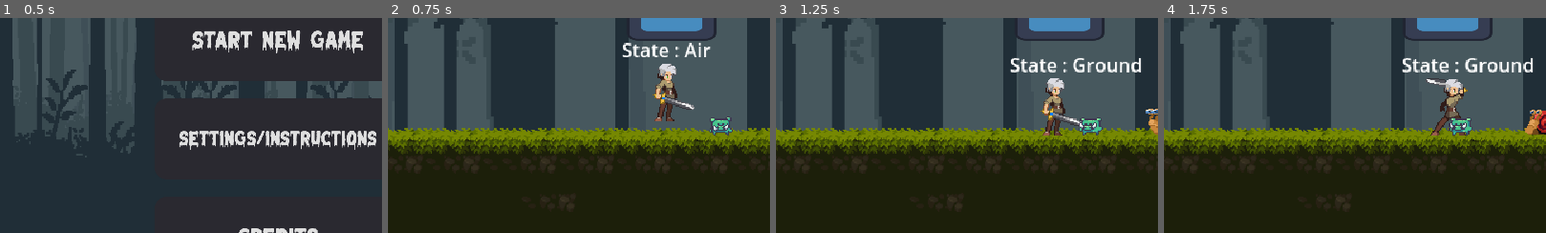
Above: before the commit, frames 1-4 (left to right).
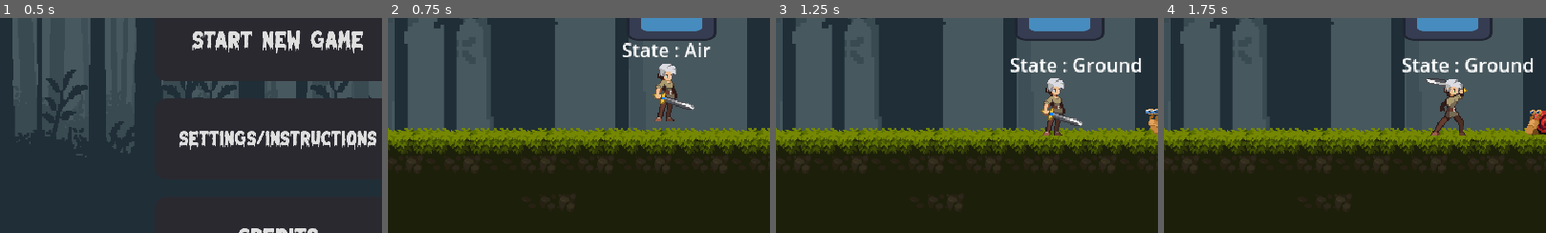
Above: after the commit, the same moments.

Repository: Pikalyx/The-Lost_Woods
Game: Godot game, scene res://main_menu.tscn
The game is run twice, just before and just after one commit, with the same random seed, the same clock (stepped at 60 frames per second) and the same inputs. The engine's default icon, where the game draws it, is replaced by a stand-in: a white triangle on a blue panel in a dark square.
Inputs:
- Up to frame 1 (0.5 s): no input
- Up to frame 2 (0.75 s): click "Start New Game" at 0.5 s
- Up to frame 3 (1.25 s): no input
- Up to frame 4 (1.75 s): hold D (right) from 1.28 s (still down); hold F (attack) from 1.28 s (still down); tap Space (jump) at 1.52 s
The pictures show only the part of the screen within x 14-64%, y 35-85%; the shares and areas given below are measured in that part.

Frame 1 is identical in both runs. In frame 2, 0.4% of the frame differs, in the area x 84-91%, y 45-55%; in frame 3, 0.4%; in frame 4, 0.4%, in the area x 74-81%, y 46-55%.
Error after the commit: Invalid access to property or key 'next_state' on a base object of type 'Nil'. (res://Character/CharacterStateMachine.gd:26)

Commit message:
Added file to activate animations

Diff:
--- /dev/null
+++ b/Character/Pig_Run.gd
@@ -0,0 +1,11 @@
+extends Node
+
+
+# Called when the node enters the scene tree for the first time.
+func _ready():
+	pass # Replace with function body.
+
+
+# Called every frame. 'delta' is the elapsed time since the previous frame.
+func _process(delta):
+	pass
--- a/Character/pig.tscn
+++ b/Character/pig.tscn
@@ -1,8 +1,10 @@
-[gd_scene load_steps=14 format=3 uid="uid://c6h483oubrxks"]
+[gd_scene load_steps=17 format=3 uid="uid://c6h483oubrxks"]
 
 [ext_resource type="Script" path="res://Character/pig.gd" id="1_ds7ua"]
 [ext_resource type="Texture2D" uid="uid://bllurb2wra4uq" path="res://Art/03-Pig/Attack (34x28).png" id="2_ci43l"]
 [ext_resource type="Texture2D" uid="uid://ddd25sj5s8i6f" path="res://Art/03-Pig/Run (34x28).png" id="3_fj2nm"]
+[ext_resource type="Script" path="res://Character/CharacterStateMachine.gd" id="4_xqrb0"]
+[ext_resource type="Script" path="res://Character/Pig_Run.gd" id="5_ovyru"]
 
 [sub_resource type="RectangleShape2D" id="RectangleShape2D_n7aci"]
 size = Vector2(21, 16)
@@ -65,6 +67,7 @@
 [sub_resource type="Animation" id="Animation_no2rg"]
 resource_name = "run"
 length = 0.6
+loop_mode = 1
 tracks/0/type = "value"
 tracks/0/imported = false
 tracks/0/enabled = true
@@ -123,12 +126,15 @@
 switch_mode = 1
 advance_mode = 2
 
+[sub_resource type="AnimationNodeStateMachineTransition" id="AnimationNodeStateMachineTransition_f17j3"]
+advance_mode = 2
+
 [sub_resource type="AnimationNodeStateMachine" id="AnimationNodeStateMachine_kpgah"]
 states/attack/node = SubResource("AnimationNodeAnimation_5g2oi")
-states/attack/position = Vector2(495, 85)
+states/attack/position = Vector2(693, 100)
 states/run/node = SubResource("AnimationNodeAnimation_uhkl6")
 states/run/position = Vector2(355, 101)
-transitions = ["Start", "run", SubResource("AnimationNodeStateMachineTransition_vkr3p"), "run", "attack", SubResource("AnimationNodeStateMachineTransition_wwenl")]
+transitions = ["Start", "run", SubResource("AnimationNodeStateMachineTransition_vkr3p"), "run", "attack", SubResource("AnimationNodeStateMachineTransition_wwenl"), "attack", "End", SubResource("AnimationNodeStateMachineTransition_f17j3")]
 
 [node name="pig" type="CharacterBody2D"]
 collision_layer = 4
@@ -136,8 +142,8 @@
 script = ExtResource("1_ds7ua")
 
 [node name="Sprite2D" type="Sprite2D" parent="."]
-texture = ExtResource("2_ci43l")
-hframes = 5
+texture = ExtResource("3_fj2nm")
+hframes = 6
 
 [node name="CollisionShape2D" type="CollisionShape2D" parent="."]
 position = Vector2(2.5, 6)
@@ -154,3 +160,9 @@
 
 [node name="RayCast2D" type="RayCast2D" parent="."]
 position = Vector2(-9, 0)
+
+[node name="CharacterStateMachine" type="Node" parent="."]
+script = ExtResource("4_xqrb0")
+
+[node name="Run" type="Node" parent="CharacterStateMachine"]
+script = ExtResource("5_ovyru")
